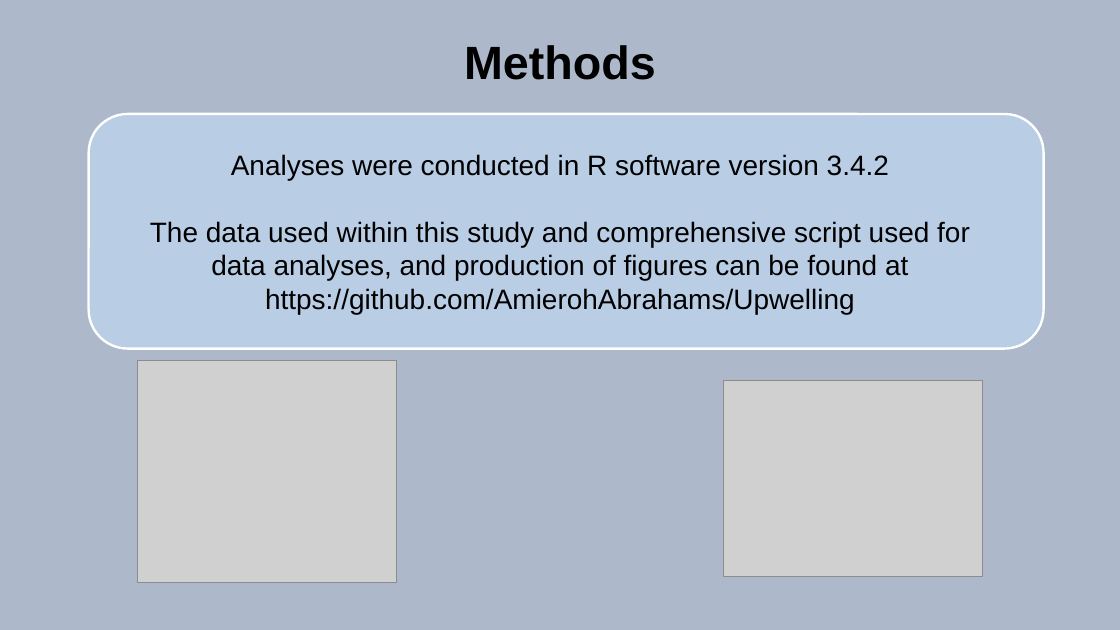
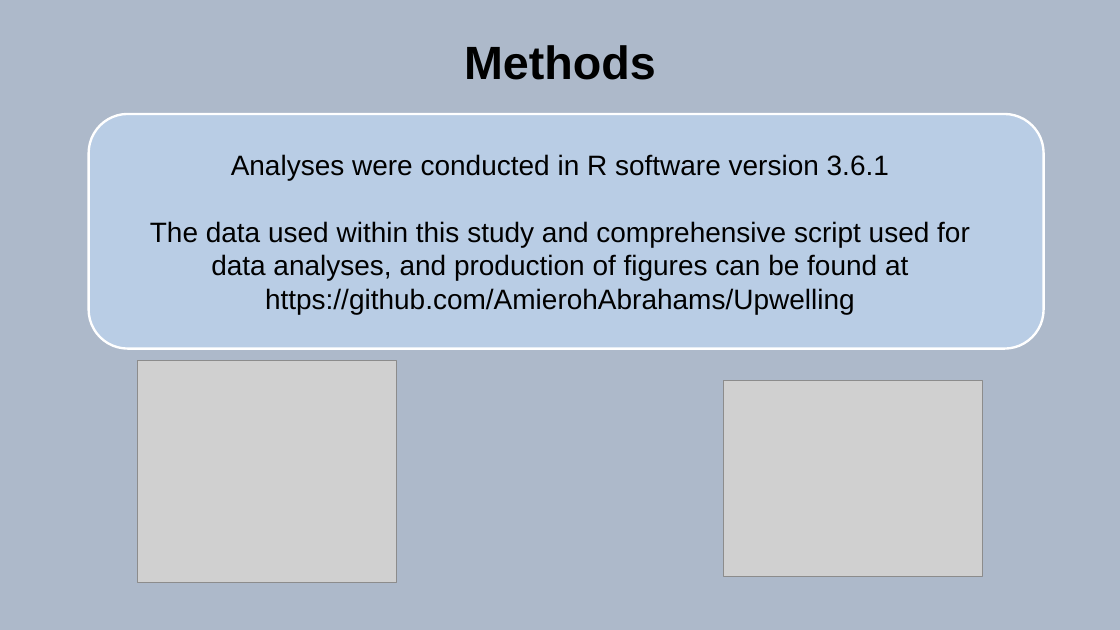
Before and after one commit to AmierohAbrahams/Upwelling_MCS, a slide deck: slide 9 of Presentation/Amieroh_P_new.pptx. Drawn at 1120x630 pixels with LibreOffice and Linux fonts; fonts in the diff are those of the drawing; grey boxes stand for pictures. Boxes give left, top, right and bottom in pixels: in the first picture for what was removed or moved away, otherwise in the second. Text is boxed around its words. In the diff, an @@ line names an element or a change of style, - is before the commit and + after.

```diff
--- a/Presentation/Amieroh_P_new.pptx
+++ b/Presentation/Amieroh_P_new.pptx
@@ text at <box>231,154,889,180</box>: text changed @@
-Analyses were conducted in R software version 3.4.2
+Analyses were conducted in R software version 3.6.1
```
Also in this commit, not shown: 1 other slide changed, 3 other files.
